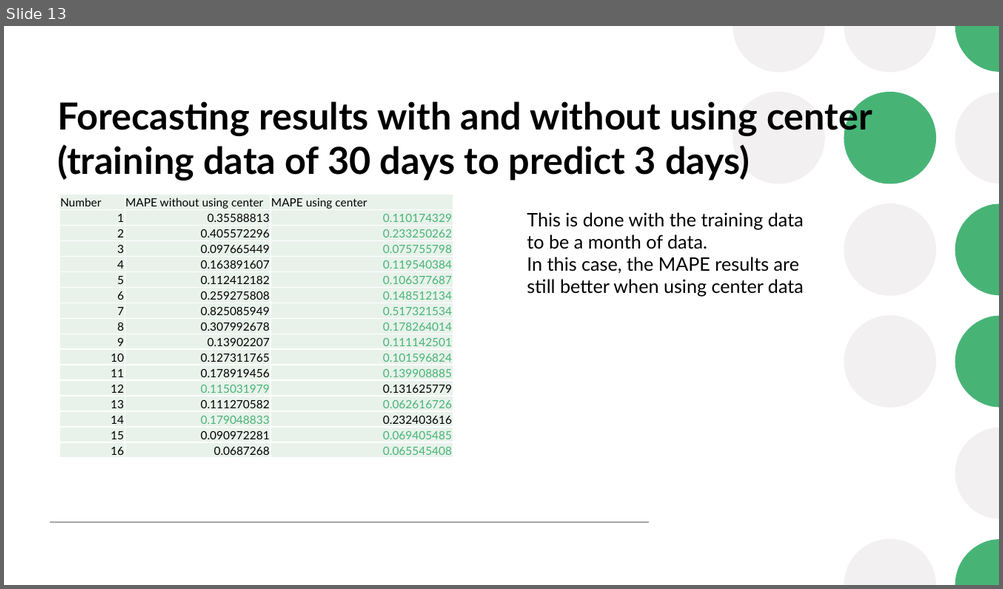
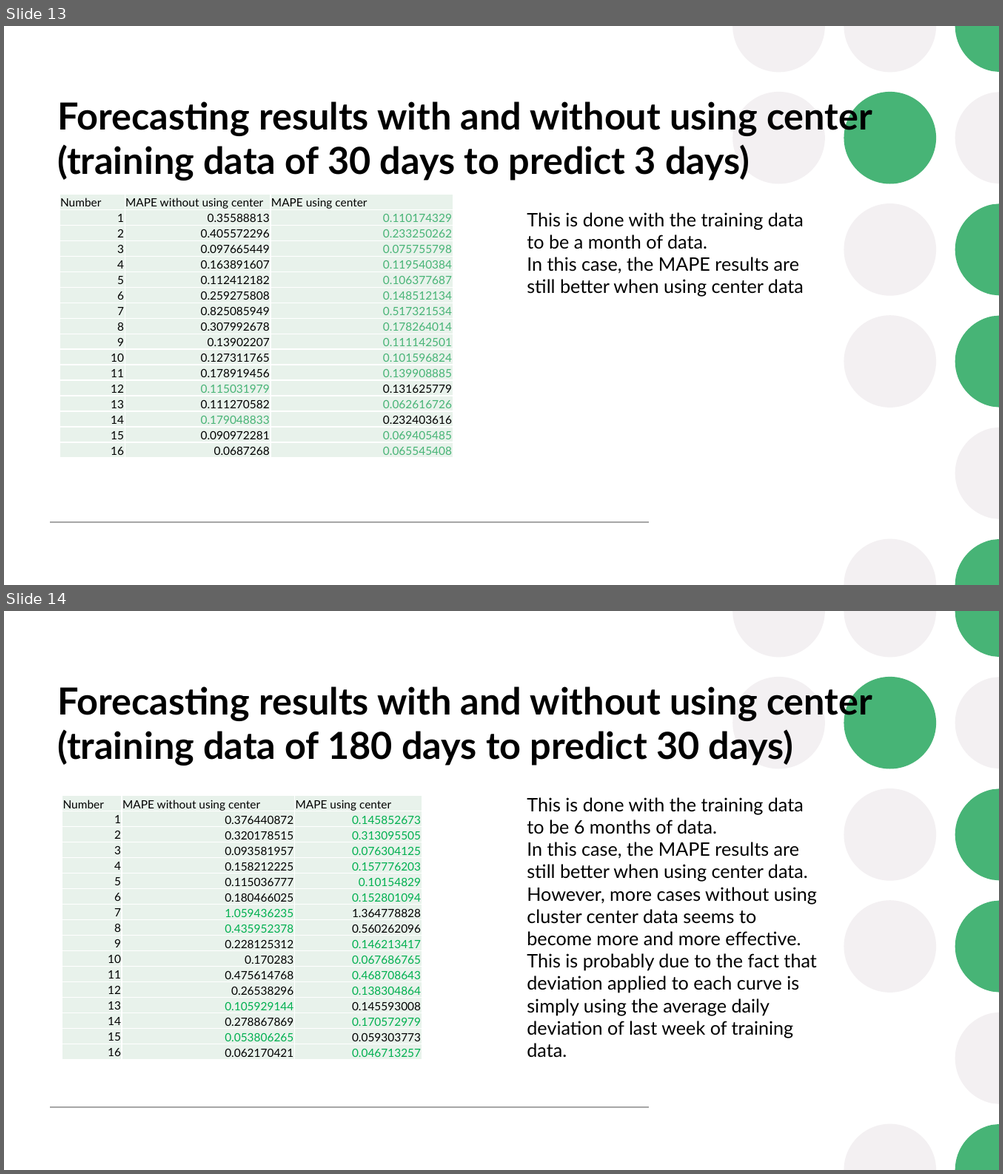
Before and after one commit to winder1991/Springboard, a slide deck: Capstone- Prototype/Prophet Forecast for Energy Data in Commercial Building.pptx. Shown one above the other, each under a label of ours: slide 13 before the commit, slides 13 and 14 after it. The pictures are 1003x589 and 1003x1174 pixels, drawn with LibreOffice and Linux fonts; fonts in the diff are those of the drawing. Boxes give left, top, right and bottom in pixels: in the first picture for what was removed or moved away, otherwise in the second. Text is boxed around its words. In the diff, an @@ line names an element or a change of style, - is before the commit and + after.

```diff
--- a/Capstone- Prototype/Prophet Forecast for Energy Data in Commercial Building.pptx
+++ b/Capstone- Prototype/Prophet Forecast for Energy Data in Commercial Building.pptx
@@ slide 14 added at [4, 611, 999, 1170], background #FFFFFF; not listed: 14 template elements that a slide beside it also shows @@
@@ title added at [57, 683, 872, 766], 36 pt, text #000000, bold @@
+Forecasting results with and without using center (training data of 180 days to predict 30 days)
@@ table added at [62, 796, 422, 1060], 17 rows, 3 columns @@
+Number | MAPE without using center | MAPE using center
+1 | 0.376440872 | 0.145852673
+2 | 0.320178515 | 0.313095505
+3 | 0.093581957 | 0.076304125
+4 | 0.158212225 | 0.157776203
+5 | 0.115036777 | 0.10154829
+6 | 0.180466025 | 0.152801094
+7 | 1.059436235 | 1.364778828
+8 | 0.435952378 | 0.560262096
+9 | 0.228125312 | 0.146213417
+10 | 0.170283 | 0.067686765
+11 | 0.475614768 | 0.468708643
+12 | 0.26538296 | 0.138304864
+13 | 0.105929144 | 0.145593008
+14 | 0.278867869 | 0.170572979
+15 | 0.053806265 | 0.059303773
+16 | 0.062170421 | 0.046713257
@@ text added at [526, 797, 817, 1058], 18 pt, text #000000 @@
+This is done with the training data to be 6 months of data.
+In this case, the MAPE results are still better when using center data. However, more cases without using cluster center data seems to become more and more effective. This is probably due to the fact that deviation applied to each curve is simply using the average daily deviation of last week of training data.
```
Also in this commit, not shown: 2 other slides added, 1 other file.
